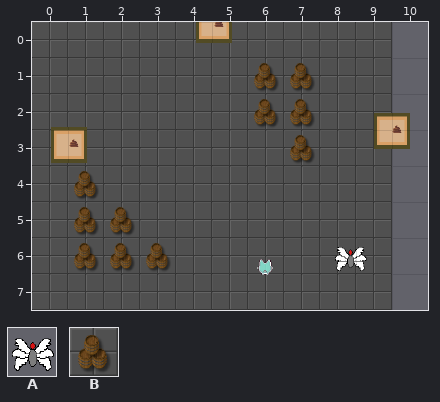
Tiled map (JSON) -- game_dev/assets/tiled/test.json. That is the earlier state.
Cells are 64x64 px. Shown: x 0..10, y 0..7.
Key: from "room_tileset": A 29, B 285.
_ is an empty cell.
Objects are placed by their top-left corner, in cells (3,4 is the top-left corner of cell 3,4); size is 1x1 cell unless given.
Layers that did not change in this view are not listed.
Layer "onc" before, first column x 0:
0 ___________
1 ______BB___
2 ______BB___
3 _______B___
4 _B_________
5 _BB________
6 _BBB_______
7 ___________
Objects on layer "enemies" before:
A "eC_0" at 8.3,6
And afterwards:
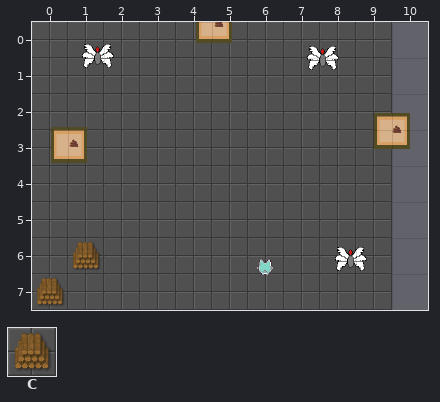
Further tiles: from "room_tileset": C 74.
Edits made:
Layer "onc":
y 1..2: x 6..7 BB -> __
y 3: x 7 B -> _
y 4: x 1 B -> _
y 5: x 1..2 BB -> __
y 6: x 1..3 BBB -> C__
y 7: x 0 _ -> C
Layer "enemies":
added: A "eC_0" at 1.3,0.4
added: A "eC_0" at 7.6,0.5
Boxes around the changes in both pictures, in picture pixels (x1, y1, x2, y2):
added: (82, 44, 114, 68)
changed: (254, 46, 339, 163)
changed: (37, 171, 171, 306)
